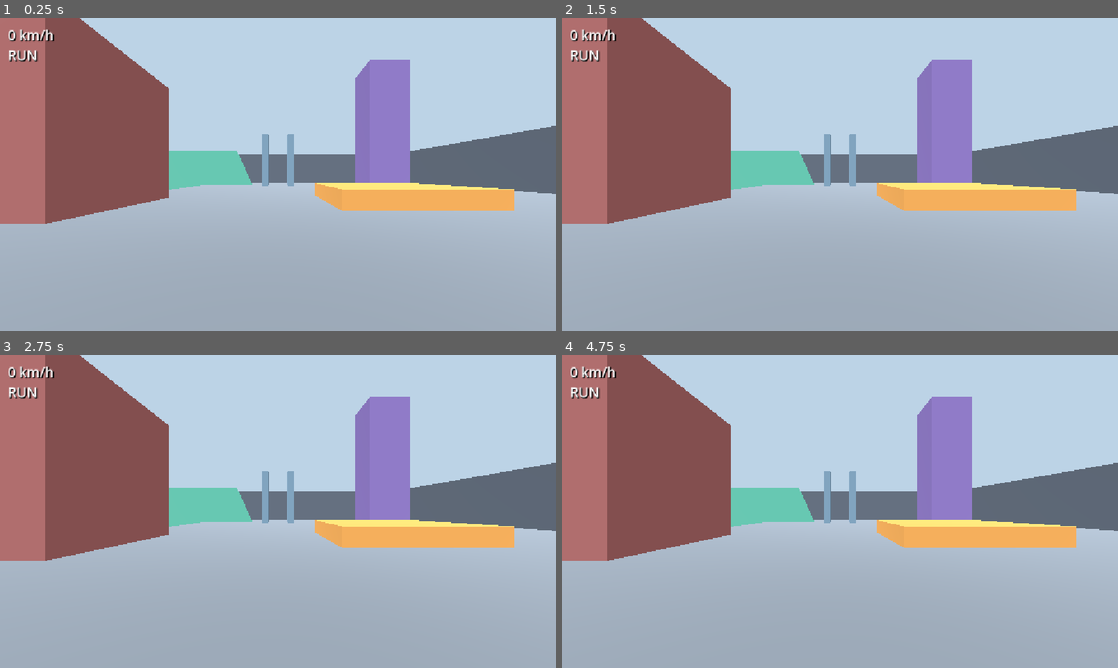
Above: before the commit, frames 1-4 (two rows, left to right).
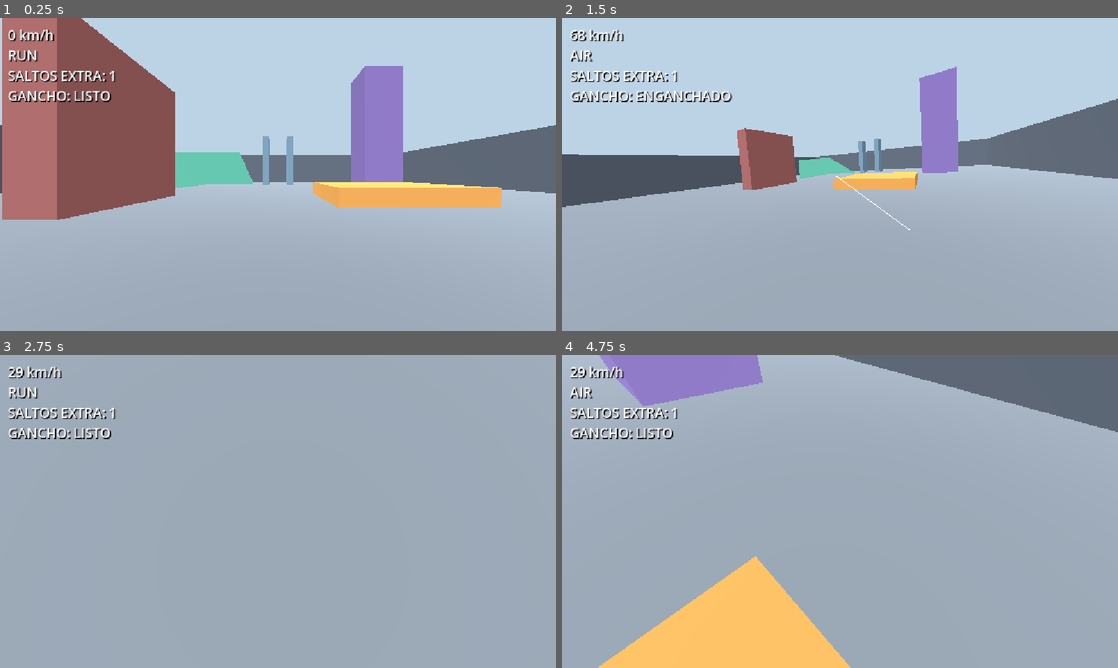
Above: after the commit, the same moments.

Repository: jado21/GameWIthGodot
Game: Godot game, scene res://test_arena.tscn
Two runs of this game, one before a commit and one after it. Both use one fixed random seed, a clock stepped at 60 frames per second and the inputs below.
Inputs (mouse positions are in pixels of both pictures, inside the frame that each line leads up to):
- Up to frame 1 (0.25 s): no input
- Up to frame 2 (1.5 s): tap Enter at 0.5 s; move the mouse to (962, 158) at 0.52 s; hold D (move_right, bound only after the commit) 0.53-1.28 s; hold Q (dash, bound only after the commit) 0.53-1.28 s; click (962, 158) at 0.67 s; tap Space (jump, bound only after the commit) at 0.77 s; move the mouse to (728, 190) at 1.27 s; hold S (move_back, bound only after the commit) from 1.28 s (still down); tap R (hook, bound only after the commit) at 1.35 s
- Up to frame 3 (2.75 s): tap Space (jump, bound only after the commit) at 1.52 s; move the mouse to (333, 442) at 2.02 s; release S (move_back, bound only after the commit) at 2.03 s; hold D (move_right, bound only after the commit) from 2.03 s (still down); hold K (look_down, bound only after the commit) from 2.03 s (still down)
- Up to frame 4 (4.75 s): move the mouse to (812, 574) at 2.77 s; release D (move_right, bound only after the commit) at 2.78 s; release K (look_down, bound only after the commit) at 2.78 s; hold W (move_forward, bound only after the commit) 2.78-3.53 s; tap J (look_left, bound only after the commit) at 2.85 s; click (812, 574) at 2.92 s; tap Space (jump, bound only after the commit) at 3.02, 3.5, 3.77, 4.52 s; move the mouse to (1006, 558) at 3.52 s; hold L (look_right, bound only after the commit) 3.53-4.28 s; hold A (move_left, bound only after the commit) from 3.53 s (still down); move the mouse to (673, 464) at 4.27 s; tap I (look_up, bound only after the commit) at 4.35 s

The runs differ from the first frame. In frame 1, 4.9% of the frame differs, in the area x 0-100%, y 0-66%; in frame 2, 29%; in frame 3, 61%; in frame 4, 69%, in the area x 0-100%, y 0-100%.
Error before the commit: Parse Error: Cannot infer the type of "collider" variable because the value doesn't have a set type. (res://scripts/player.gd:213)

Commit message:
Collider Fixed : Gancho error , No inferece Typo

Diff:
--- a/scripts/player.gd
+++ b/scripts/player.gd
@@ -210,9 +210,9 @@
 		var hit := space.intersect_ray(query)
 		if hit.is_empty():
 			break
-		var collider := hit["collider"]
+		var collider: CollisionObject3D = hit["collider"] as CollisionObject3D
 		# El suelo no es un punto de agarre; se excluye y se sigue buscando.
-		if collider is CollisionObject3D and collider.name == "Suelo":
+		if collider != null and collider.name == "Suelo":
 			exclude.append(collider.get_rid())
 			continue
 		_start_hook(hit["position"], hit["normal"])
